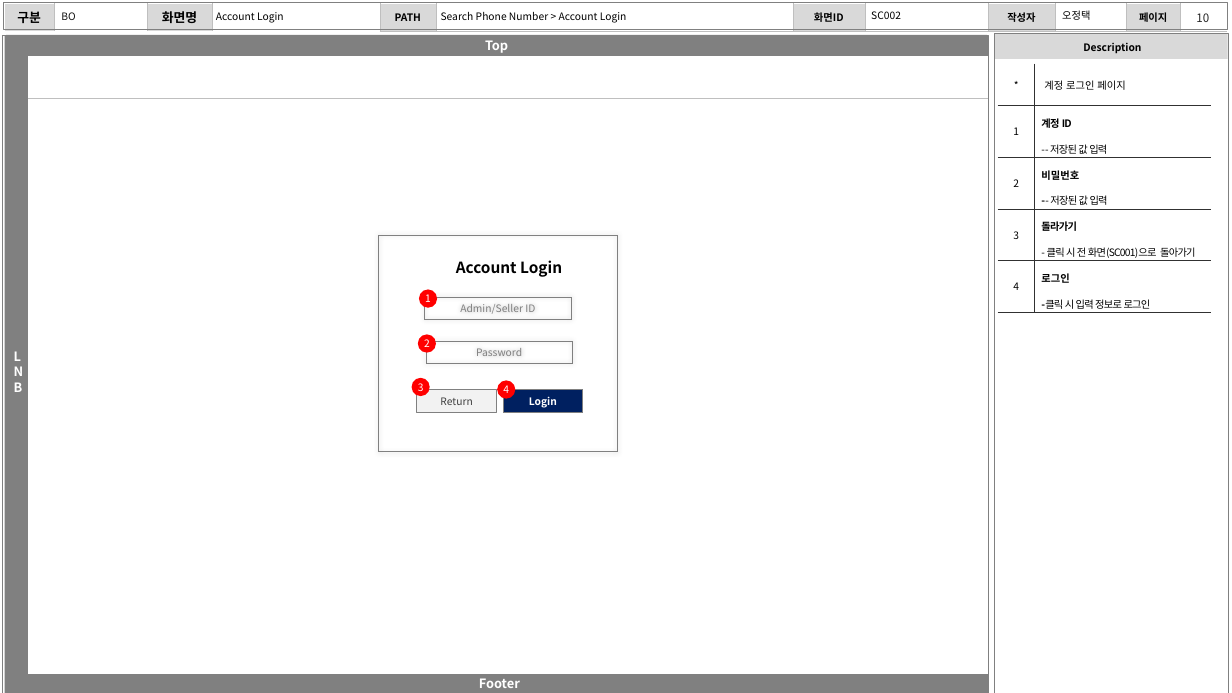
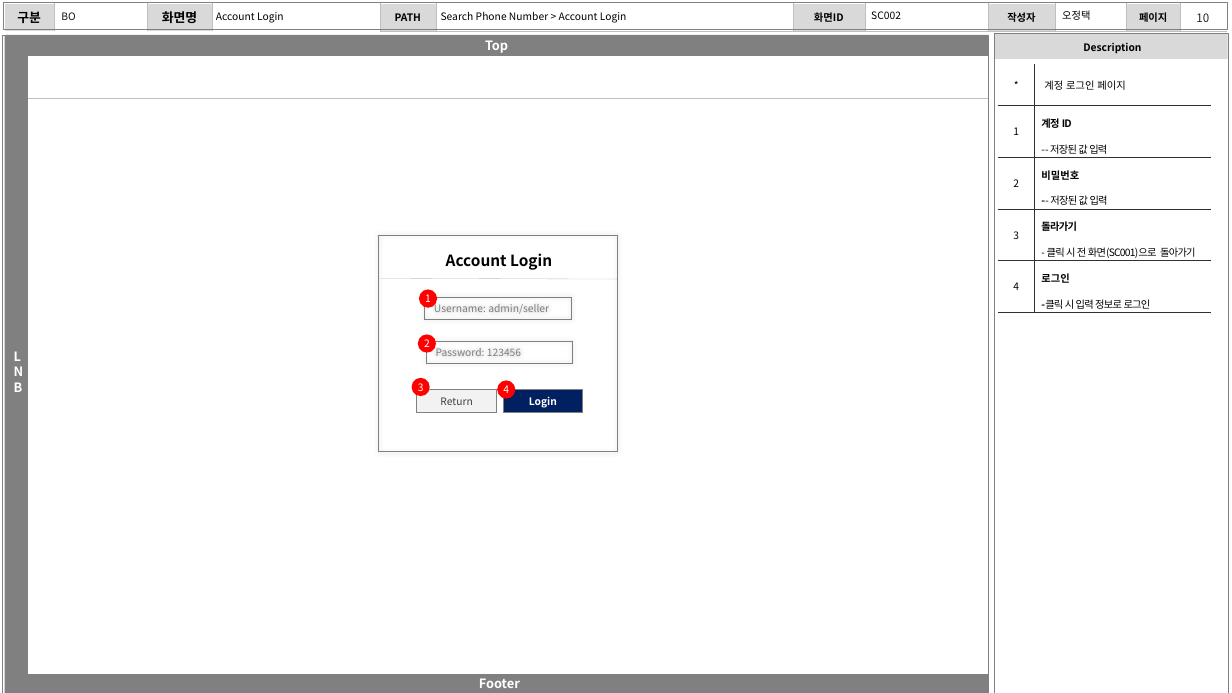
Before and after one commit to zhengze00/SpringBoot-MariaDB-master, a slide deck: slide 10 of Project File/화면설계.pptx. Drawn at 1232x693 pixels with LibreOffice and Linux fonts; fonts in the diff are those of the drawing. Boxes give left, top, right and bottom in pixels: in the first picture for what was removed or moved away, otherwise in the second. Text is boxed around its words. In the diff, an @@ line names an element or a change of style, - is before the commit and + after.

```diff
--- a/Project File/화면설계.pptx
+++ b/Project File/화면설계.pptx
@@ text "Account Login": place and size @@
-text "Account Login" at [456, 260, 562, 277]
+text "Account Login" at [446, 253, 552, 270]
@@ line added from (379, 278) to (617, 279), #BFBFBF 0.25 pt @@
@@ text in rectangle at [434, 302, 549, 314]: text changed @@
-Admin/Seller ID
+Username: admin/seller
@@ text in rectangle at [436, 348, 521, 356]: text changed @@
-Password
+Password: 123456
```
Also in this commit, not shown: 16 other slides changed, 2 slides added, 5 other files.
